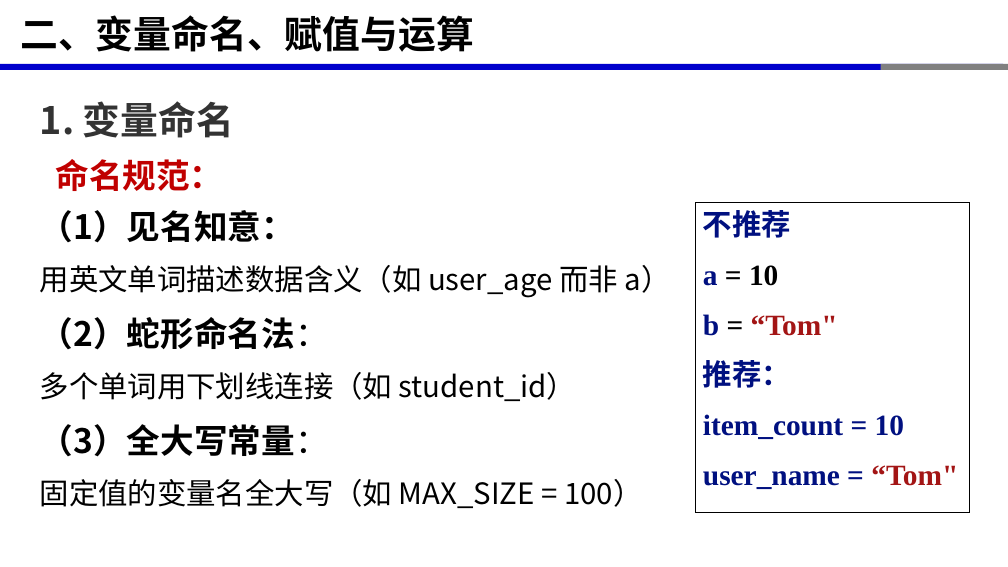
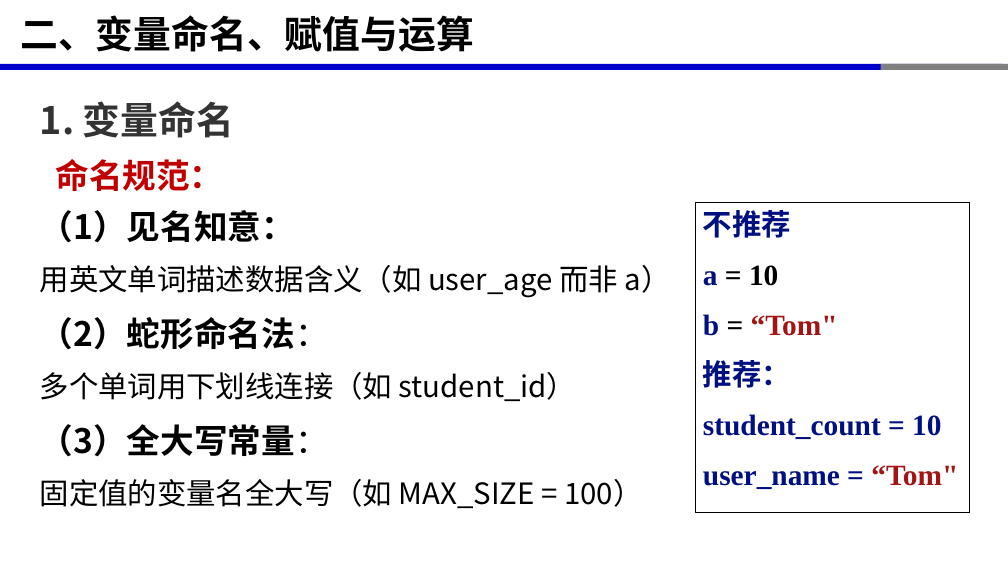
Before and after one commit to xinluo2018/programming-basics, a slide deck: slide 19 of 第2章-变量与数据类型/第2章-变量与数据类型.pptx. Drawn at 1008x567 pixels with LibreOffice and Linux fonts; fonts in the diff are those of the drawing. Boxes give left, top, right and bottom in pixels: in the first picture for what was removed or moved away, otherwise in the second. Text is boxed around its words. In the diff, an @@ line names an element or a change of style, - is before the commit and + after.

```diff
--- a/第2章-变量与数据类型/第2章-变量与数据类型.pptx
+++ b/第2章-变量与数据类型/第2章-变量与数据类型.pptx
@@ text in rectangle at (x1=703, y1=414, x2=941, y2=439): text changed @@
-item_count = 10
+student_count = 10
```
Also in this commit, not shown: 3 other slides changed, 2 slides added, 1 slide removed, 9 other files.
